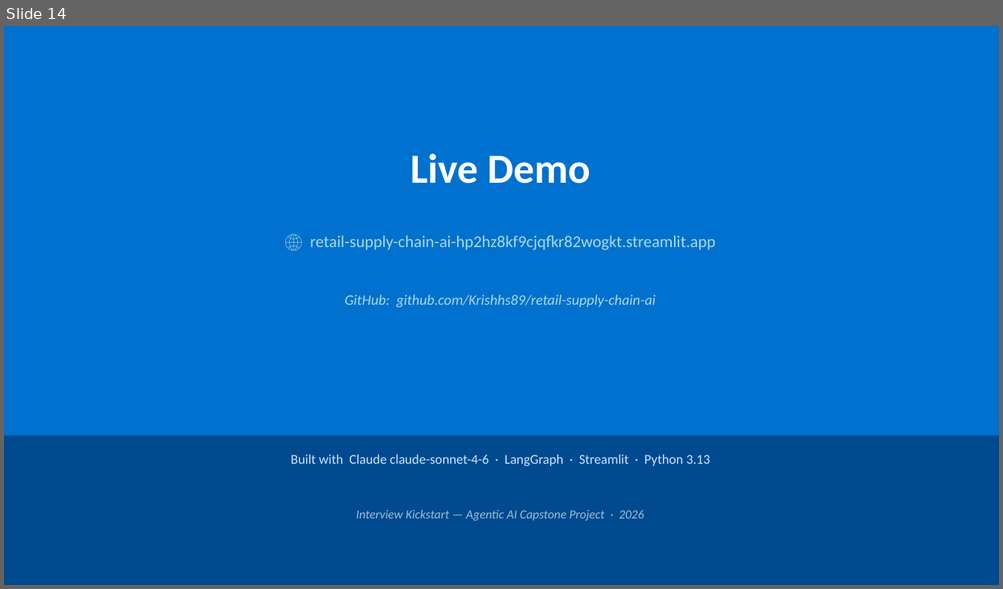
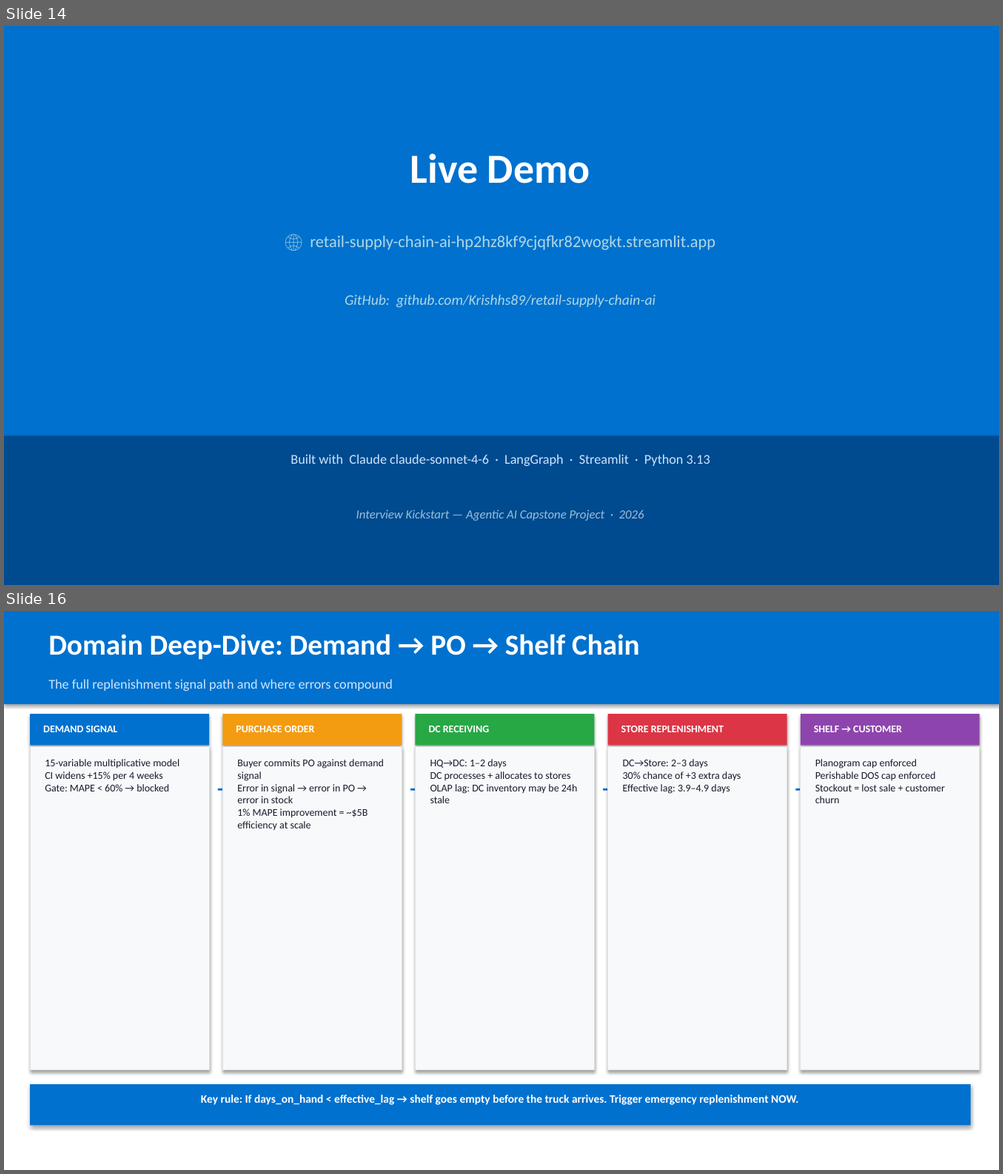
Before and after one commit to Krishhs89/retail-supply-chain-ai, a slide deck: presentation.pptx. Shown one above the other, each under a label of ours: slide 14 before the commit, slides 14 and 16 after it; the slides between them are not shown. The pictures are 1003x589 and 1003x1174 pixels, drawn with LibreOffice and Linux fonts; fonts in the diff are those of the drawing. Boxes give left, top, right and bottom in pixels: in the first picture for what was removed or moved away, otherwise in the second. Text is boxed around its words. In the diff, an @@ line names an element or a change of style, - is before the commit and + after.

```diff
--- a/presentation.pptx
+++ b/presentation.pptx
@@ slide 16 added at box(4, 611, 999, 1170), background #FFFFFF @@
@@ rectangle added at box(4, 611, 999, 704), fill #0071CE @@
@@ text added at box(48, 634, 640, 659), 28 pt, text #FFFFFF, bold @@
+Domain Deep-Dive: Demand → PO → Shelf Chain
@@ text added at box(48, 679, 392, 691), 13 pt, text #CCE5FF @@
+The full replenishment signal path and where errors compound
@@ rectangle added at box(30, 714, 209, 745), fill #0071CE @@
@@ rectangle added at box(222, 714, 401, 745), fill #F39C12 @@
@@ rectangle added at box(415, 714, 595, 745), fill #28A745 @@
@@ rectangle added at box(608, 714, 787, 745), fill #DC3545 @@
@@ rectangle added at box(800, 714, 979, 745), fill #8E44AD @@
@@ text added at box(43, 726, 118, 732), 10 pt, text #FFFFFF, bold @@
+DEMAND SIGNAL
@@ text added at box(236, 726, 315, 732), 10 pt, text #FFFFFF, bold @@
+PURCHASE ORDER
@@ text added at box(429, 726, 489, 732), 10 pt, text #FFFFFF, bold @@
+DC RECEIVING
@@ text added at box(621, 726, 723, 732), 10 pt, text #FFFFFF, bold @@
+STORE REPLENISHMENT
@@ text added at box(814, 726, 902, 732), 10 pt, text #FFFFFF, bold @@
+SHELF → CUSTOMER
@@ rectangle added at box(30, 747, 209, 1071), fill #F8F9FA, outline #DEE2E6 0.75 pt @@
@@ text added at box(45, 759, 179, 792), 10 pt, text #1A1A2E @@
+15-variable multiplicative model
+CI widens +15% per 4 weeks
+Gate: MAPE < 60% → blocked
@@ rectangle added at box(222, 747, 401, 1071), fill #F8F9FA, outline #DEE2E6 0.75 pt @@
@@ text added at box(237, 759, 384, 831), 10 pt, text #1A1A2E @@
+Buyer commits PO against demand signal
+Error in signal → error in PO → error in stock
+1% MAPE improvement = ~$5B efficiency at scale
@@ rectangle added at box(415, 747, 595, 1071), fill #F8F9FA, outline #DEE2E6 0.75 pt @@
@@ text added at box(430, 759, 578, 803), 10 pt, text #1A1A2E @@
+HQ→DC: 1–2 days
+DC processes + allocates to stores
+OLAP lag: DC inventory may be 24h stale
@@ rectangle added at box(608, 747, 787, 1071), fill #F8F9FA, outline #DEE2E6 0.75 pt @@
@@ text added at box(623, 759, 740, 794), 10 pt, text #1A1A2E @@
+DC→Store: 2–3 days
+30% chance of +3 extra days
+Effective lag: 3.9–4.9 days
@@ rectangle added at box(800, 747, 979, 1071), fill #F8F9FA, outline #DEE2E6 0.75 pt @@
@@ text added at box(815, 759, 945, 803), 10 pt, text #1A1A2E @@
+Planogram cap enforced
+Perishable DOS cap enforced
+Stockout = lost sale + customer churn
@@ text added at box(210, 774, 231, 803), 18 pt, text #0071CE, bold @@
+→
@@ text added at box(402, 774, 424, 803), 18 pt, text #0071CE, bold @@
+→
@@ text added at box(595, 774, 616, 803), 18 pt, text #0071CE, bold @@
+→
@@ text added at box(788, 774, 808, 803), 18 pt, text #0071CE, bold @@
+→
@@ rectangle added at box(30, 1085, 970, 1126), fill #0071CE @@
@@ text added at box(201, 1095, 798, 1105), 11 pt, text #FFFFFF, bold @@
+Key rule: If days_on_hand < effective_lag → shelf goes empty before the truck arrives. Trigger emergency replenishment NOW.
```
Also in this commit, not shown: 6 other slides added, 3 other files.
